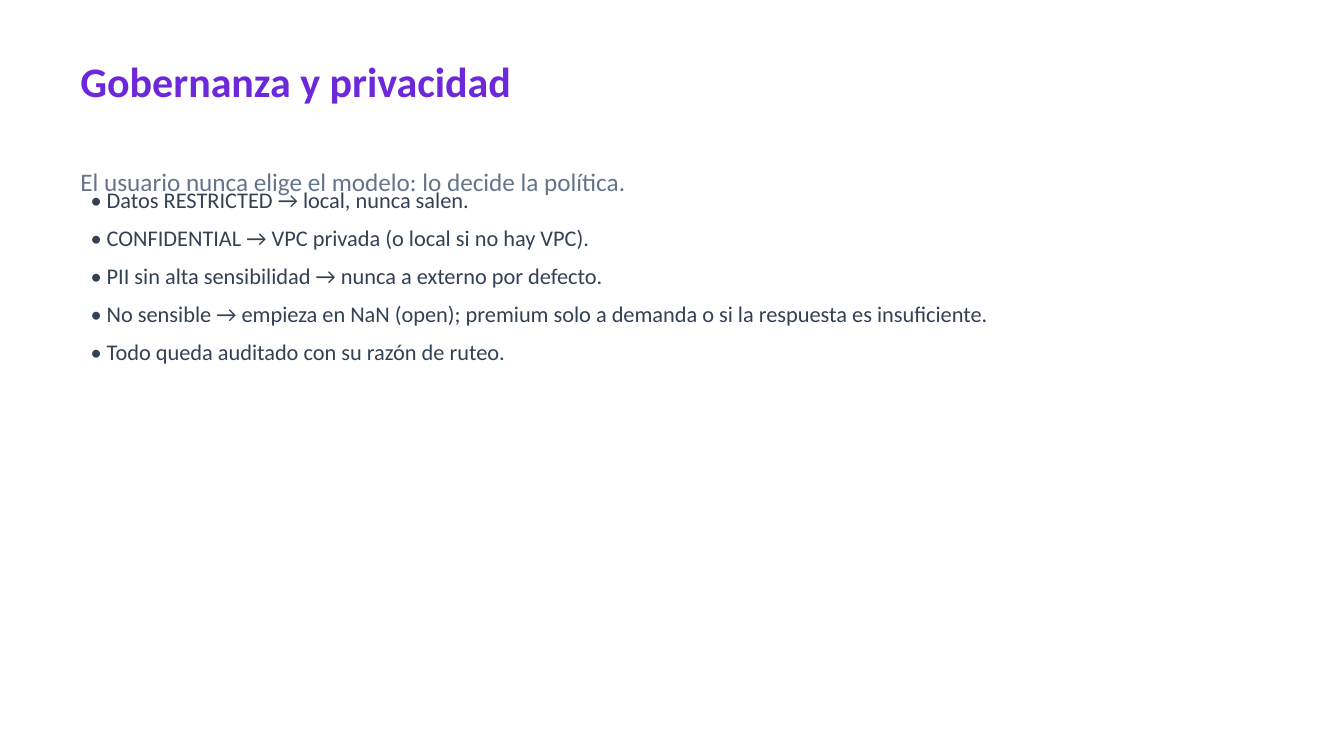
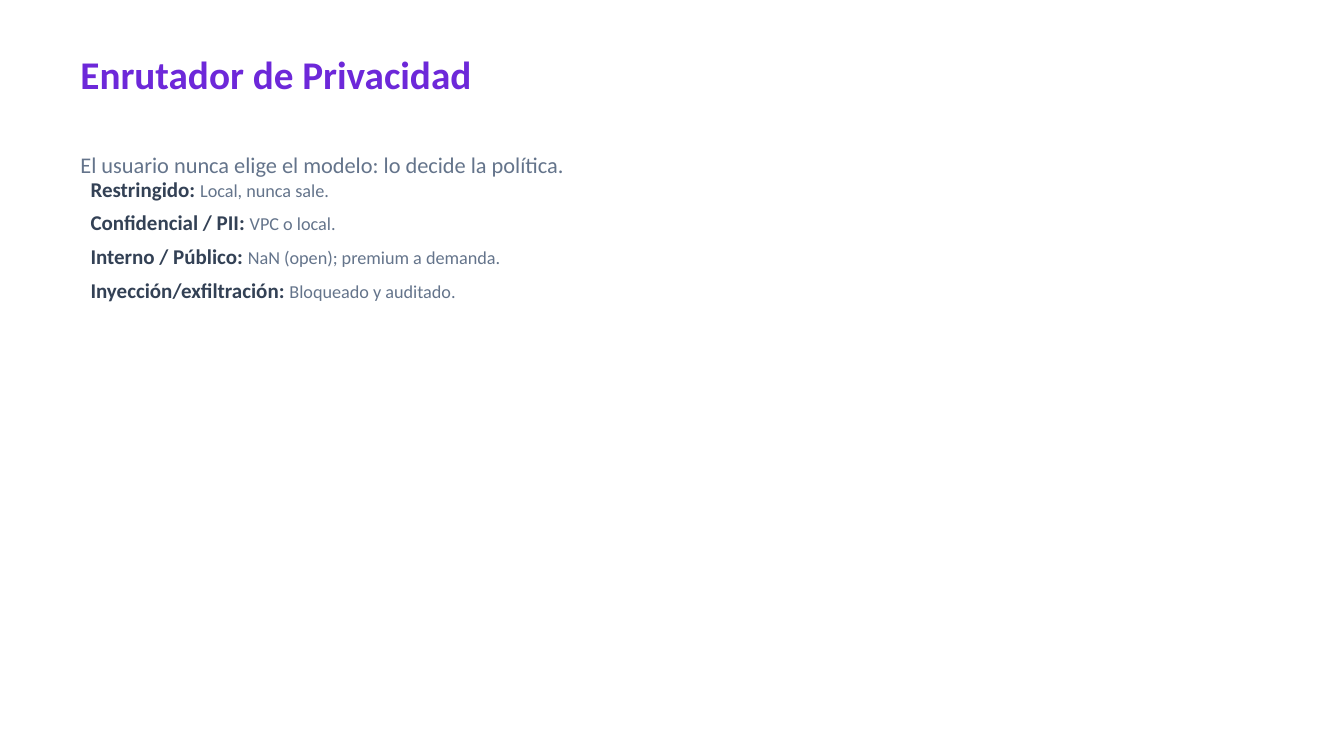
Before and after one commit to angeljba1480-AB/S4Bdashboard, a slide deck: slide 5 of docs/generados/MaestroAI-Presentacion.pptx (slide 6 before the commit). Drawn at 1344x756 pixels with LibreOffice and Linux fonts; fonts in the diff are those of the drawing. Boxes give left, top, right and bottom in pixels: in the first picture for what was removed or moved away, otherwise in the second. Text is boxed around its words. In the diff, an @@ line names an element or a change of style, - is before the commit and + after.

```diff
--- a/docs/generados/MaestroAI-Presentacion.pptx
+++ b/docs/generados/MaestroAI-Presentacion.pptx
@@ text at (80,61,471,90): text changed; size 30 to 28 pt @@
-Gobernanza y privacidad
+Enrutador de Privacidad
@@ text "El usuario nunca elige el ...": place and size @@
-text "El usuario nunca elige el ..." at (80,173,625,197)
+text "El usuario nunca elige el ..." at (80,157,564,177)
@@ text "El usuario nunca elige el ..." at (80,157,564,177): size 18 to 16 pt @@
@@ text at (91,182,500,302): text changed; size 16 to 13 pt; text colour #334155 to #64748B @@
-• Datos RESTRICTED → local, nunca salen.
-• CONFIDENTIAL → VPC privada (o local si no hay VPC).
-• PII sin alta sensibilidad → nunca a externo por defecto.
-• No sensible → empieza en NaN (open); premium solo a demanda o si la respuesta es insuficiente.
-• Todo queda auditado con su razón de ruteo.
+Restringido: Local, nunca sale.
+Confidencial / PII: VPC o local.
+Interno / Público: NaN (open); premium a demanda.
+Inyección/exfiltración: Bloqueado y auditado.
```
Also in this commit, not shown: 4 other slides changed, 10 slides added, 6 slides removed, 2 other files.
